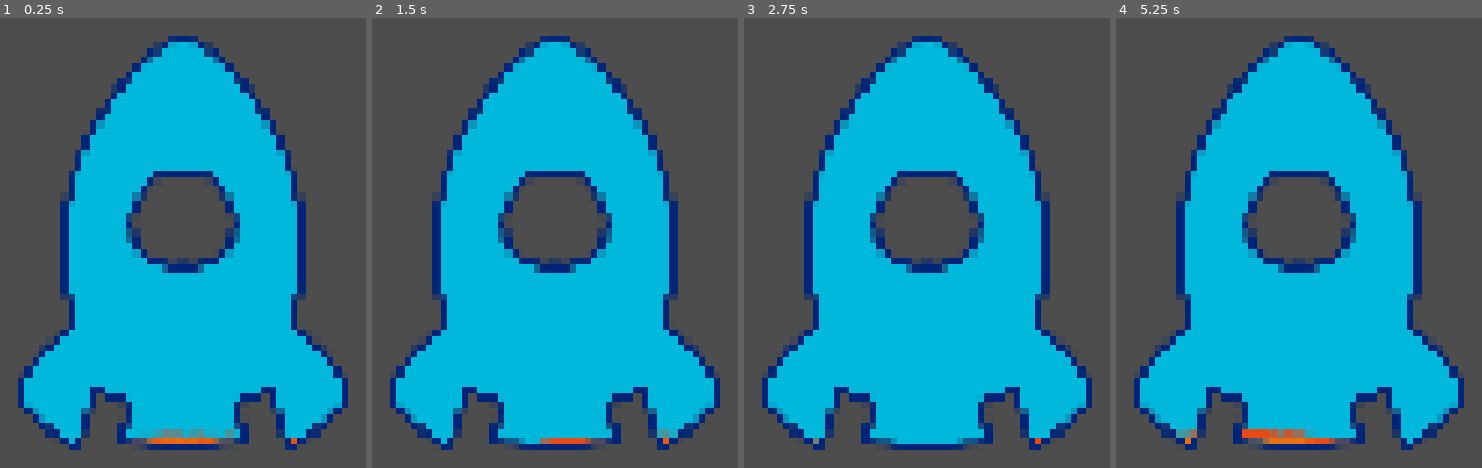
Above: before the commit, frames 1-4 (left to right).
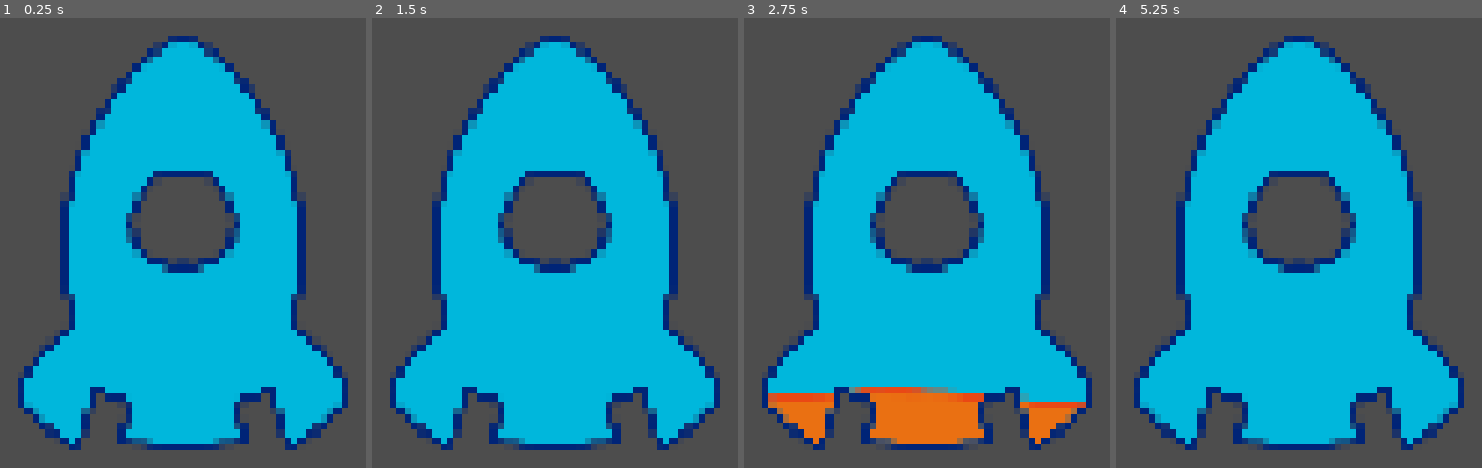
Above: after the commit, the same moments.

Repository: CookieFinder23/YGDA-Fall-Game-Jam-2026
Game: Godot game, scene res://ui/hud/health_bar.tscn
Same seed, same stepped clock (60 frames per second), same inputs: the game is played once before the commit and once after it. This scene is started directly instead of the project's main scene. Sound files missing from this copy of the repository are replaced by a short silence.
Inputs:
- Up to frame 1 (0.25 s): no input
- Up to frame 2 (1.5 s): tap Enter at 0.5 s; hold W (up) 0.53-1.28 s; hold S (down) from 1.28 s (still down)
- Up to frame 3 (2.75 s): release S (down) at 2.03 s; hold W (up) from 2.03 s (still down)
- Up to frame 4 (5.25 s): tap Space at 3.5, 5 s; release W (up) at 3.53 s; hold S (down) from 3.53 s (still down); tap Enter at 4.25 s

The runs differ from the first frame. In frame 1, 0.7% of the frame differs, in the area x 36-82%, y 91-95%; in frame 2, 0.4%; in frame 3, 6.0%, in the area x 6-94%, y 82-95%; in frame 4, 0.9%.
Error before the commit: Parse Error: Function "set_health()" not found in base self. (res://ui/hud/health_bar.gd:11)

Commit message:
levels + smoothing
heth bar

Diff:
--- a/fall-game-jam-2026/ui/hud/health_bar.gd
+++ b/fall-game-jam-2026/ui/hud/health_bar.gd
@@ -1,6 +1,6 @@
 extends Node2D
 
-
+var bob = 0
 # Called when the node enters the scene tree for the first time.
 func _ready() -> void:
 	pass # Replace with function body.
@@ -8,18 +8,23 @@
 
 # Called every frame. 'delta' is the elapsed time since the previous frame.
 func _process(delta: float) -> void:
-	set_health(4)
+	set_health(bob)
 	pass
 
+func _input(event: InputEvent) -> void:
+	if event.is_action_pressed("up"):
+		bob += 1
+	if event.is_action_pressed("down"):
+		bob -= 1
 
-func set_heath(health: int):
+func set_health(health: int):
 	if health > 5:
 		health = 5
 	if health < 0:
 		health = 0
 	if health == 5:
-		$HealthBarWaveAlpha/HealthBarWave.position.y = 0
+		$HealthBarWaveAlpha/HealthBarWave.target_y = 0
 	elif health == 0:
-		$HealthBarWaveAlpha/HealthBarWave.position.y = 600
+		$HealthBarWaveAlpha/HealthBarWave.target_y = 600
 	else:
-		$HealthBarWaveAlpha/HealthBarWave.position.y = health * 63 + 90
+		$HealthBarWaveAlpha/HealthBarWave.target_y = 430 - health * 68
--- a/fall-game-jam-2026/ui/hud/health_bar_wave.gd
+++ b/fall-game-jam-2026/ui/hud/health_bar_wave.gd
@@ -1,4 +1,6 @@
 extends Sprite2D
+
+var target_y: float = 0
 
 func _ready() -> void:
 	position.x = -360
@@ -6,6 +8,7 @@
 
 # Called every frame. 'delta' is the elapsed time since the previous frame.
 func _process(delta: float) -> void:
-	position.x += 1
+	position.x += 2
 	if(position.x > 360):
 		position.x = -360
+	position.y = lerp(position.y, target_y, 1 - pow(0.01, delta))
